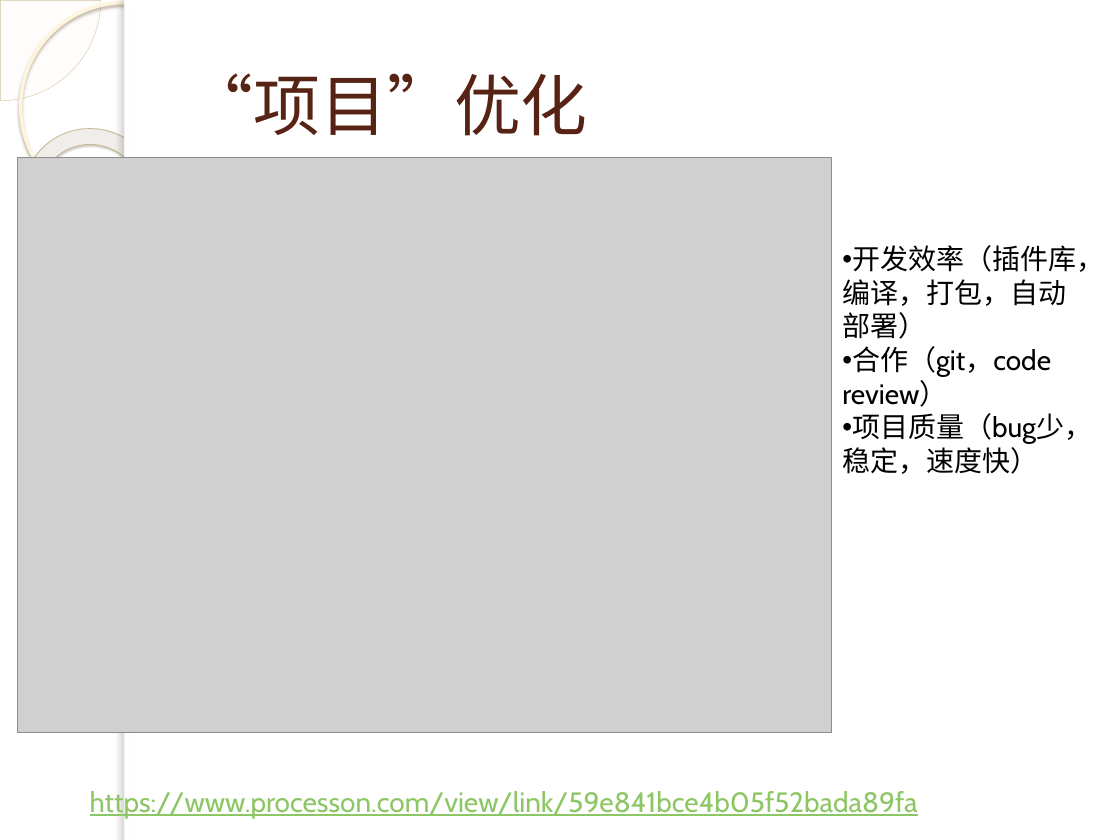
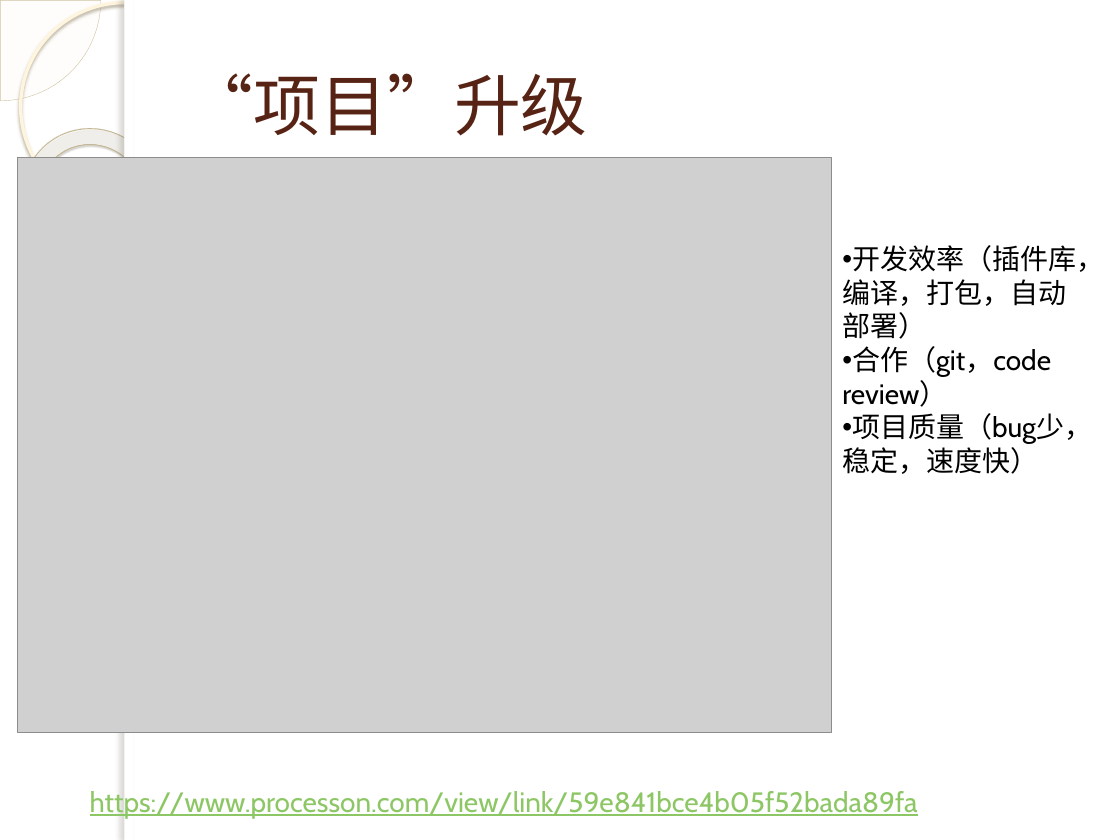
Before and after one commit to q315506754/algorithem, a slide deck: slide 14 of ps/js/演示文稿.pptx. Drawn at 1120x840 pixels with LibreOffice and Linux fonts; fonts in the diff are those of the drawing; grey boxes stand for pictures; background and template pictures are left out. Boxes give left, top, right and bottom in pixels: in the first picture for what was removed or moved away, otherwise in the second. Text is boxed around its words. In the diff, an @@ line names an element or a change of style, - is before the commit and + after.

```diff
--- a/ps/js/演示文稿.pptx
+++ b/ps/js/演示文稿.pptx
@@ title at bbox=[187, 73, 588, 136]: text changed @@
-“项目”优化
+“项目”升级
```
Also in this commit, not shown: 1 other slide changed, 23 slides added, 9 other files.
